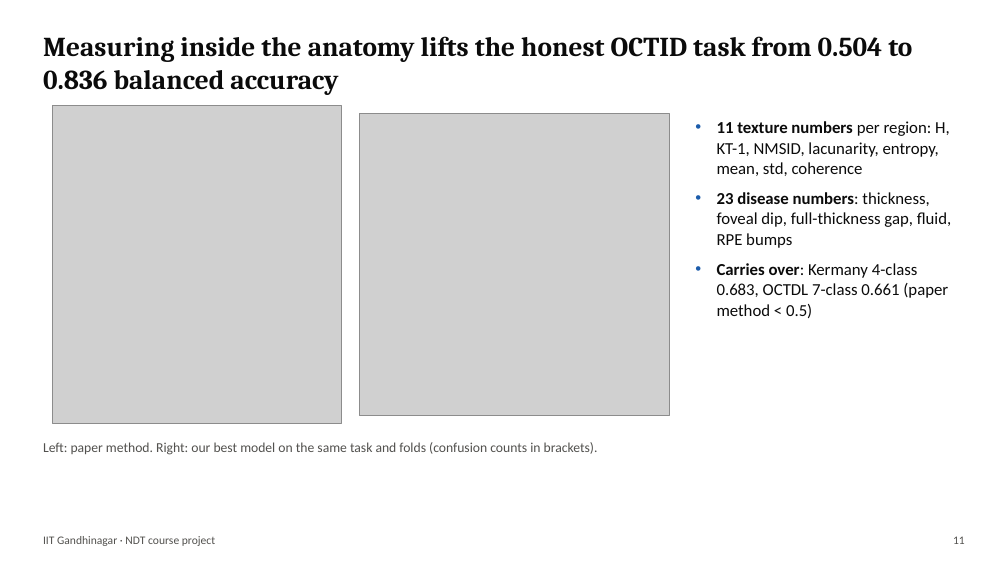
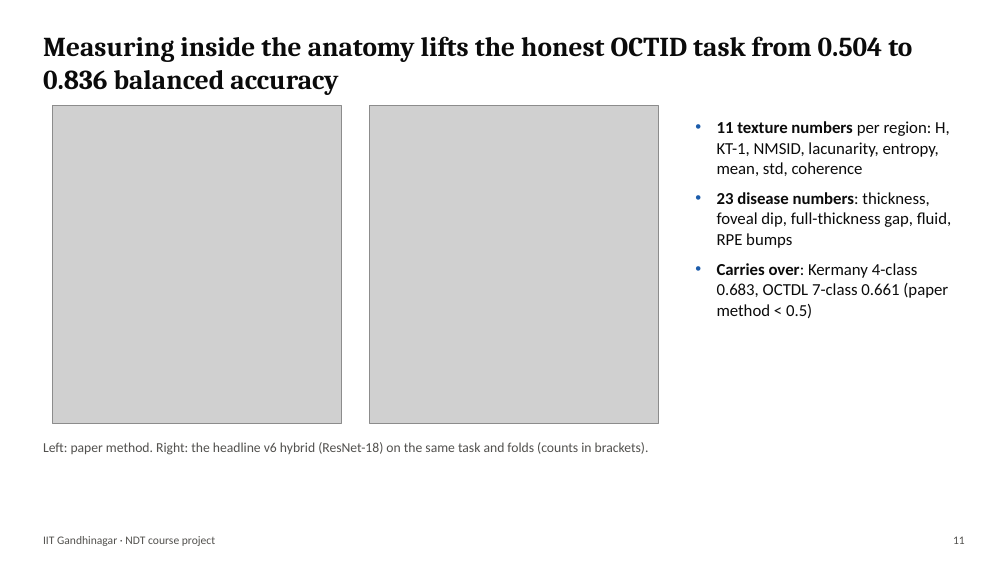
Before and after one commit to Harsh-jain12/retinal-oct-physics-ml, a slide deck: slide 11 of presentation/Retinal_OCT_Physics_ML.pptx. Drawn at 1008x567 pixels with LibreOffice and Linux fonts; fonts in the diff are those of the drawing; grey boxes stand for pictures. Boxes give left, top, right and bottom in pixels: in the first picture for what was removed or moved away, otherwise in the second. Text is boxed around its words. In the diff, an @@ line names an element or a change of style, - is before the commit and + after.

```diff
--- a/presentation/Retinal_OCT_Physics_ML.pptx
+++ b/presentation/Retinal_OCT_Physics_ML.pptx
@@ picture: place and size @@
-picture at (359,113,669,416)
+picture at (370,106,659,423)
@@ text at (43,442,649,455): text changed @@
-Left: paper method. Right: our best model on the same task and folds (confusion counts in brackets).
+Left: paper method. Right: the headline v6 hybrid (ResNet-18) on the same task and folds (counts in brackets).
```
Also in this commit, not shown: 8 other slides changed, 2 slides added, 20 other files.
